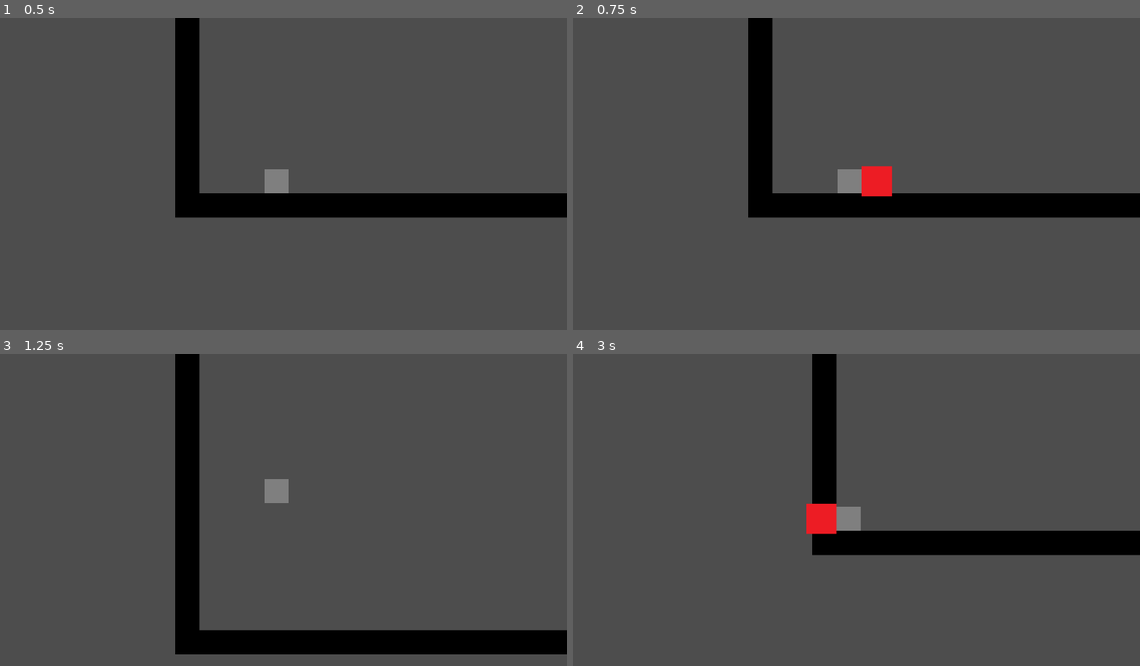
Above: before the commit, frames 1-4 (two rows, left to right).
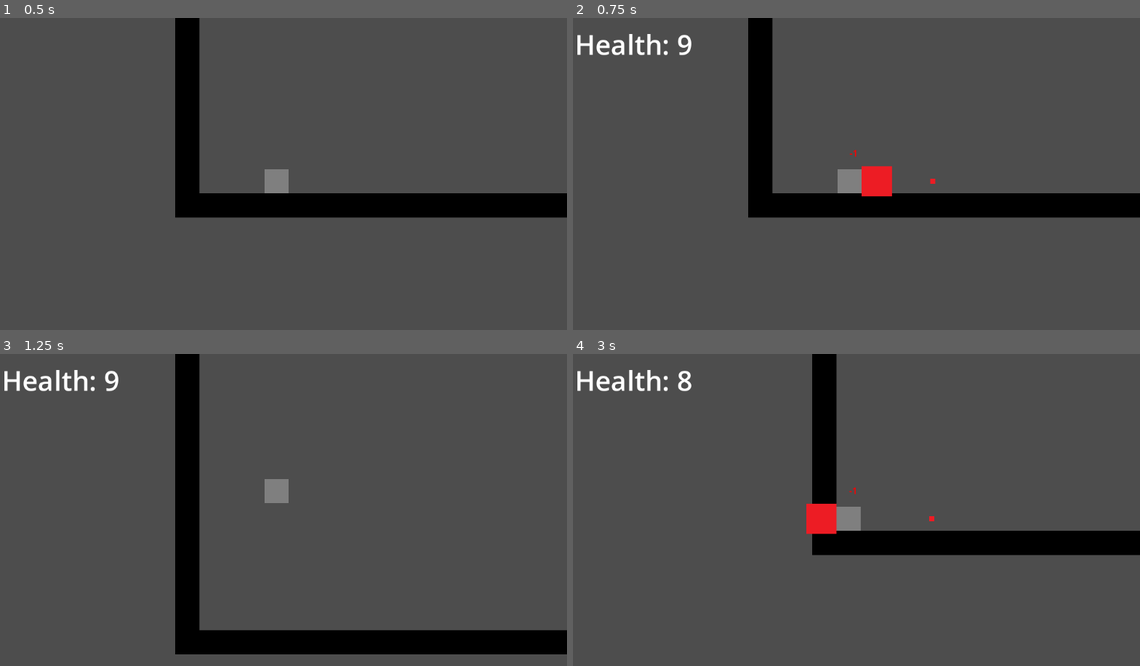
Above: after the commit, the same moments.

Repository: mcmaximiano/jammin
Game: Godot game, scene res://Levels/test_level.tscn
Same seed, same stepped clock (60 frames per second), same inputs: the game is played once before the commit and once after it.
Inputs:
- Up to frame 1 (0.5 s): no input
- Up to frame 2 (0.75 s): tap Enter at 0.5 s; hold Right (spell_right, bound only after the commit) from 0.53 s (still down); tap Left (basic_attack) at 0.6 s
- Up to frame 3 (1.25 s): keep holding Right (spell_right, bound only after the commit); tap Space (jump) at 0.77 s
- Up to frame 4 (3 s): tap Left (basic_attack) at 1.35, 2.1, 2.85 s; tap Space (jump) at 1.52 s; release Right (spell_right, bound only after the commit) at 2.03 s; hold A (left) 2.03-2.78 s; hold Right (spell_right, bound only after the commit) from 2.78 s (still down)

Frame 1 is identical in both runs. In frame 2, 0.6% of the frame differs, in the area x 0-64%, y 5-54%; in frame 3, 0.5%; in frame 4, 0.6%.

Commit message:
Added FireBall spell

Diff:
--- a/Assets/Prefab/enemy.tscn
+++ b/Assets/Prefab/enemy.tscn
@@ -1,10 +1,12 @@
-[gd_scene load_steps=4 format=3 uid="uid://bbgp7ytt51hrn"]
+[gd_scene load_steps=5 format=3 uid="uid://bbgp7ytt51hrn"]
 
 [ext_resource type="Texture2D" uid="uid://d3ygur750asa7" path="res://Assets/Sprites/light_grey_square.png" id="1_fjc0k"]
 [ext_resource type="Script" path="res://Assets/Scripts/damageable.gd" id="2_jpsle"]
 
 [sub_resource type="RectangleShape2D" id="RectangleShape2D_a6ppt"]
 size = Vector2(16, 16)
+
+[sub_resource type="RectangleShape2D" id="RectangleShape2D_ght6m"]
 
 [node name="Enemy" type="CharacterBody2D"]
 collision_layer = 3
@@ -19,3 +21,10 @@
 [node name="Damageable" type="Node" parent="."]
 script = ExtResource("2_jpsle")
 this_health = 5
+
+[node name="Hitbox" type="Area2D" parent="."]
+
+[node name="CollisionShape2D" type="CollisionShape2D" parent="Hitbox"]
+shape = SubResource("RectangleShape2D_ght6m")
+
+[connection signal="area_entered" from="Hitbox" to="Damageable" method="_on_hitbox_area_entered"]
--- /dev/null
+++ b/Assets/Prefab/fire_ball.tscn
@@ -0,0 +1,21 @@
+[gd_scene load_steps=4 format=3 uid="uid://f7486wc7yox6"]
+
+[ext_resource type="Script" path="res://Assets/Scripts/fire_ball.gd" id="1_c71ho"]
+[ext_resource type="Texture2D" uid="uid://cko7tn754cow0" path="res://Assets/Sprites/red_square.png" id="2_4ewx1"]
+
+[sub_resource type="CircleShape2D" id="CircleShape2D_sr3yu"]
+
+[node name="FireBall" type="Area2D"]
+script = ExtResource("1_c71ho")
+
+[node name="Sprite2D" type="Sprite2D" parent="."]
+scale = Vector2(0.2, 0.2)
+texture = ExtResource("2_4ewx1")
+
+[node name="VisibleOnScreenEnabler2D" type="VisibleOnScreenEnabler2D" parent="."]
+
+[node name="CollisionShape2D" type="CollisionShape2D" parent="."]
+shape = SubResource("CircleShape2D_sr3yu")
+
+[connection signal="area_entered" from="." to="." method="_on_area_entered"]
+[connection signal="screen_exited" from="VisibleOnScreenEnabler2D" to="." method="_on_screen_exited"]
--- a/Assets/Prefab/player.tscn
+++ b/Assets/Prefab/player.tscn
@@ -1,7 +1,8 @@
-[gd_scene load_steps=8 format=3 uid="uid://u8peit58stqc"]
+[gd_scene load_steps=9 format=3 uid="uid://u8peit58stqc"]
 
 [ext_resource type="Texture2D" uid="uid://boyc6qmtgajeg" path="res://Assets/Sprites/grey_square.png" id="1_8dofh"]
 [ext_resource type="Script" path="res://Assets/Scripts/player.gd" id="1_c14lh"]
+[ext_resource type="PackedScene" uid="uid://f7486wc7yox6" path="res://Assets/Prefab/fire_ball.tscn" id="2_qdti5"]
 [ext_resource type="Script" path="res://Assets/Scripts/basic_attack_hitbox.gd" id="3_mvuek"]
 [ext_resource type="Texture2D" uid="uid://cko7tn754cow0" path="res://Assets/Sprites/red_square.png" id="4_rld8e"]
 [ext_resource type="Script" path="res://Assets/Scripts/damageable.gd" id="5_xhnk1"]
@@ -13,6 +14,7 @@
 
 [node name="Player" type="CharacterBody2D"]
 script = ExtResource("1_c14lh")
+fire_ball = ExtResource("2_qdti5")
 
 [node name="CollisionShape2D" type="CollisionShape2D" parent="."]
 shape = SubResource("RectangleShape2D_832a2")
@@ -38,4 +40,7 @@
 script = ExtResource("5_xhnk1")
 this_health = 10
 
+[node name="FireBallTimer" type="Timer" parent="."]
+one_shot = true
+
 [connection signal="body_entered" from="BasicAttackHitbox" to="BasicAttackHitbox" method="_on_body_entered"]
--- a/Assets/Scripts/damageable.gd
+++ b/Assets/Scripts/damageable.gd
@@ -14,3 +14,8 @@
 
 	if (this_health <= 0):
 		get_parent().queue_free()
+
+
+func _on_hitbox_area_entered(area):
+	if area.has_method('fire_ball_hit'):
+		hp_changed(-1)
--- /dev/null
+++ b/Assets/Scripts/fire_ball.gd
@@ -0,0 +1,16 @@
+extends Area2D
+
+var direction : Vector2 = Vector2.RIGHT
+var speed : float = 300
+
+func _physics_process(delta):
+	position += direction * speed * delta
+
+func _on_screen_exited():
+	queue_free()
+
+func fire_ball_hit():
+	pass # Just need to know it hit
+
+func _on_area_entered(area):
+	queue_free() # On collision, remove from queue
--- a/Assets/Scripts/player.gd
+++ b/Assets/Scripts/player.gd
@@ -1,11 +1,14 @@
 extends CharacterBody2D
 
+@onready var fire_ball_timer = $FireBallTimer
 
 @export var speed : float = 300.0
 @export var jump_velocity : float = -400.0
 @export var double_jump_velocity : float = -300.0
 
 @export var current_level:Node2D
+@export var fire_ball : PackedScene
+@export var fire_ball_cooldown : float = 0.5
 
 var double_jump_cooldown = true
 var basic_attack_cooldown = 0;
@@ -68,5 +71,15 @@
 	if Input.is_action_just_pressed("spell_down"):
 		hp_changed(-1)
 
+	if Input.is_action_just_pressed("spell_right") and fire_ball_timer.is_stopped():
+		fire_ball_timer.start(fire_ball_cooldown)
+		_shoot_fire_ball()
+		hp_changed(-1)
 
 	move_and_slide()
+
+func _shoot_fire_ball():
+	var bullet = fire_ball.instantiate()
+	bullet.position = position
+	bullet.direction = Vector2.RIGHT
+	get_tree().current_scene.add_child(bullet)
--- a/project.godot
+++ b/project.godot
@@ -64,6 +64,11 @@
 "events": [Object(InputEventKey,"resource_local_to_scene":false,"resource_name":"","device":-1,"window_id":0,"alt_press …(182 unchanged characters)…
 ]
 }
+spell_right={
+"deadzone": 0.5,
+"events": [Object(InputEventKey,"resource_local_to_scene":false,"resource_name":"","device":-1,"window_id":0,"alt_pressed":false,"shift_pressed":false,"ctrl_pressed":false,"meta_pressed":false,"pressed":false,"keycode":0,"physical_keycode":4194321,"key_label":0,"unicode":0,"echo":false,"script":null)
+]
+}
 
 [rendering]
 
